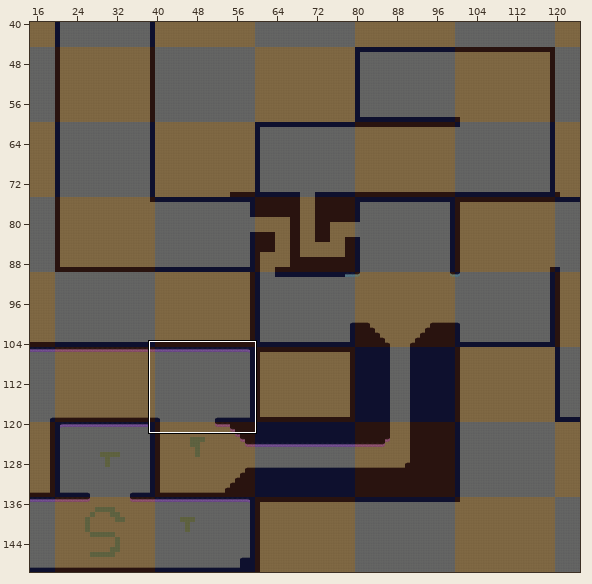
One commit to this Tiled map (JSON): asset/map/level1.json. The picture above shows the old version from afar; the outline marks the close-up.
Close-up. Earlier state:
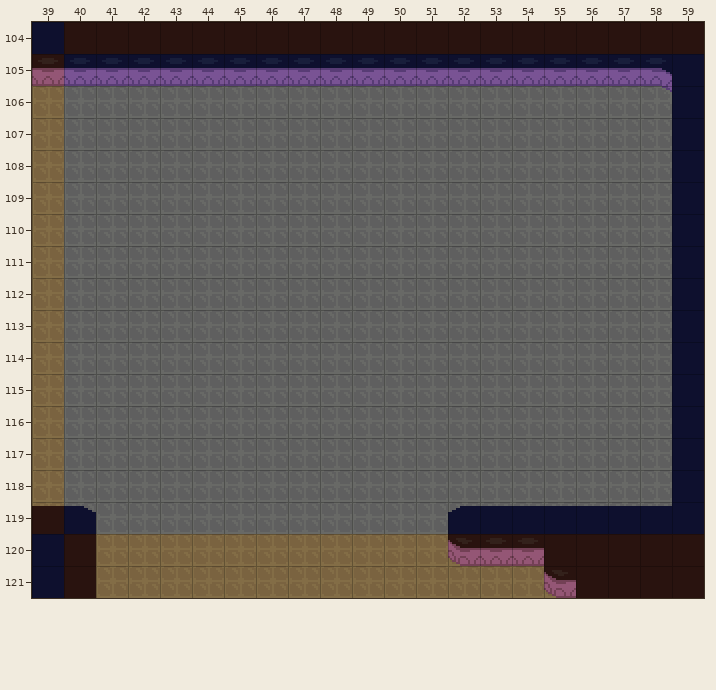
Cells are 16x16 px. Shown: x 39..59, y 104..121. The commit also changed other parts of the map, which this record leaves out.
The same view after the edit:
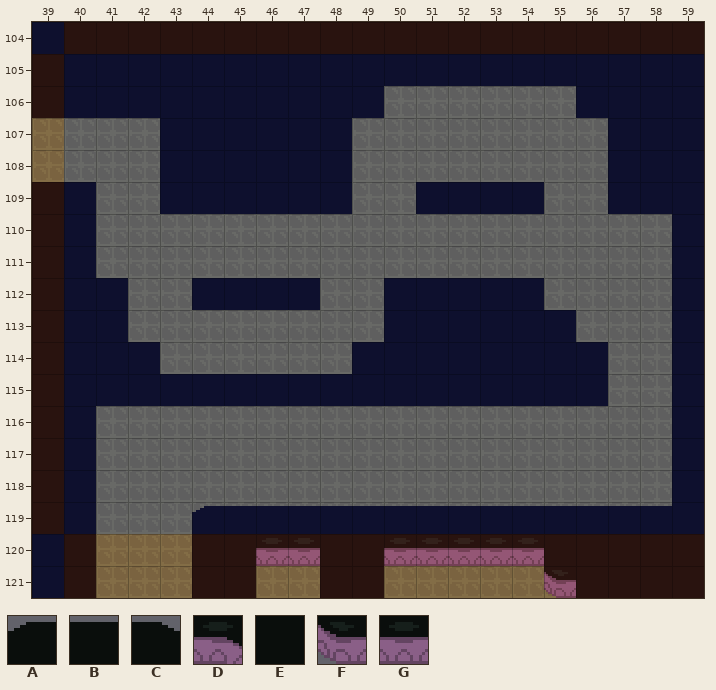
Key: from "sheet": A 8, B 9, C 10, D 12, E 16, F 29, G 30.
_ is an empty cell.
Diff:
Layer "Foreground":
The edit adds tile A in row 119 at x 44.
Tile A gives way to tile B in row 119 at x 52.
The edit adds tile B in row 119 at x 45 to 51.
Tile B gives way to tile E in row 119 at x 39.
Tile C gives way to tile E in row 119 at x 40.
Tile D gives way to tile E in row 105 at x 58.
Tile G gives way to tile E in row 105 at x 39 to 57.
The edit adds tile E in row 106 at x 39 to 49 and 56 to 58; in rows 107 to 108 at x 43 to 48 and 57 to 58; in row 109 at x 39 to 40, 43 to 48, 51 to 54 and 57 to 58; in rows 110 to 111 at x 39 to 40; in row 112 at x 39 to 41, 44 to 47 and 50 to 54; in row 113 at x 39 to 41 and 50 to 55.
The edit adds tile E in row 114 at x 39 to 42 and 49 to 56; in row 115 at x 39 to 56; in rows 116 to 118 at x 39 to 40; in rows 120 to 121 at x 44 to 45 and 48 to 49.
Tile F gives way to tile G in row 120 at x 52.
The edit adds tile G in row 120 at x 46 to 47 and 50 to 51.
Where, in picture pixels (left, top, right, bottom), the same in both close-ups:
changed: (32, 58, 672, 598)
